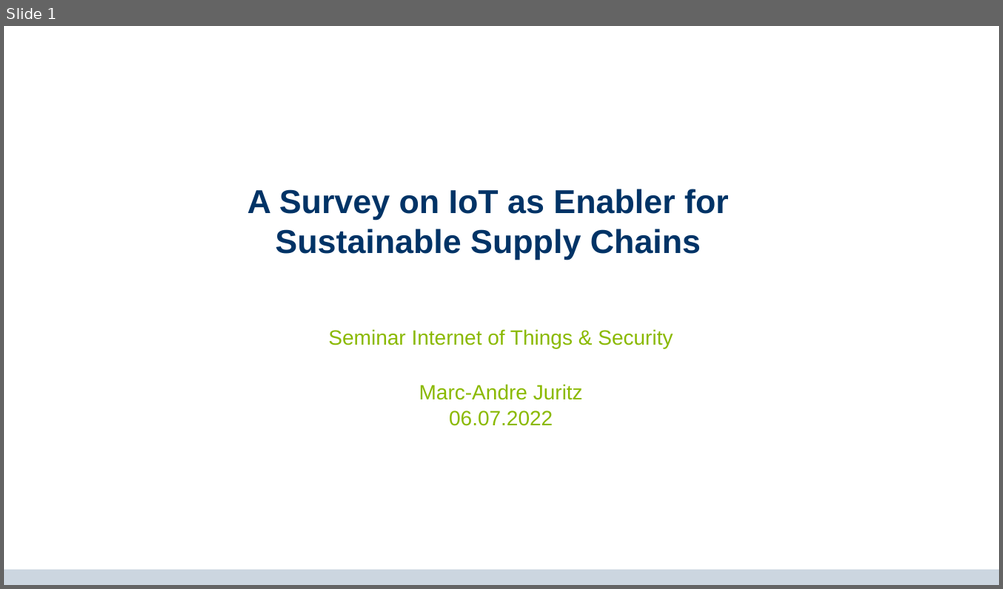
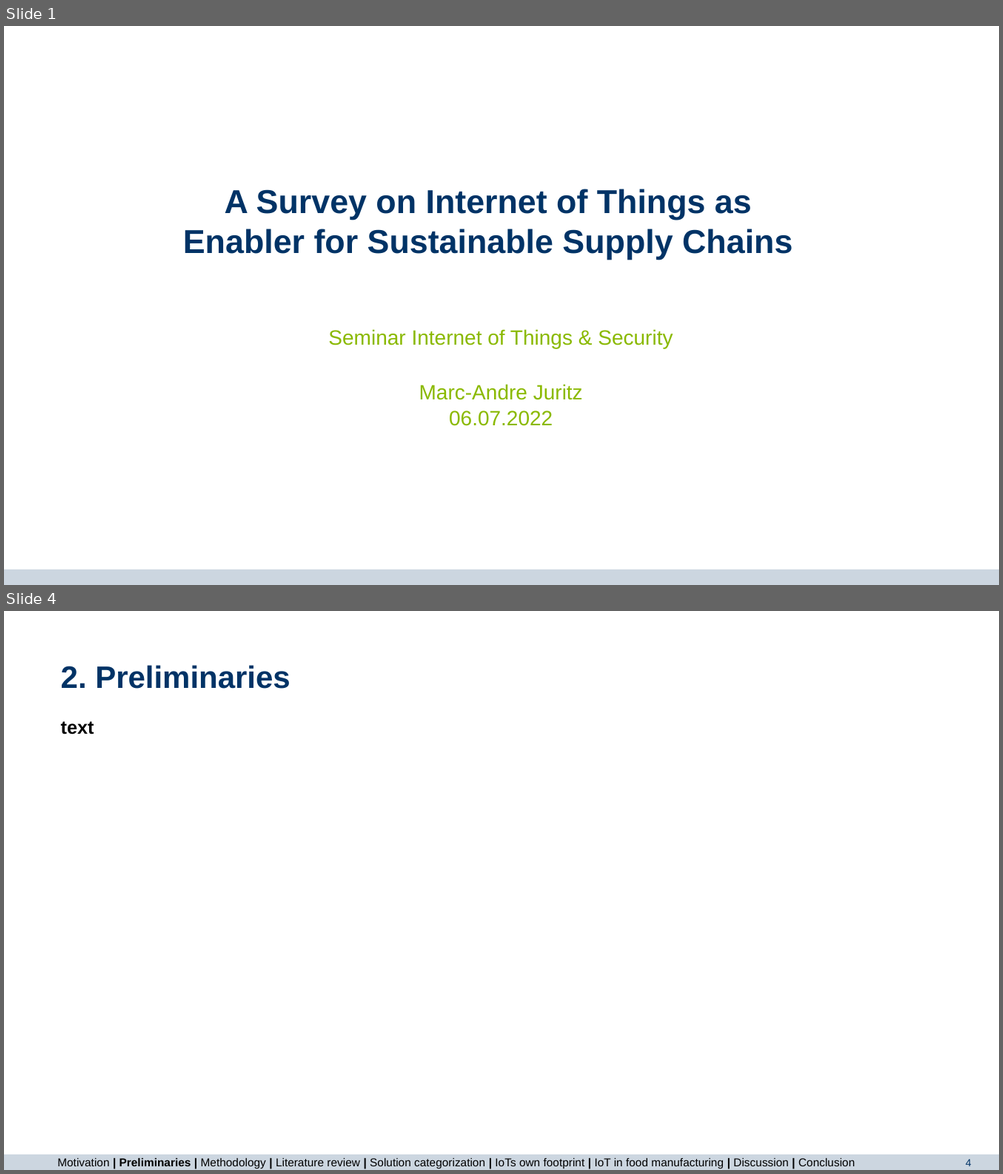
Before and after one commit to majuritz/internet-of-things-seminar, a slide deck: IoT final presentation.pptx. Shown one above the other, each under a label of ours: slide 1 before the commit, slides 1 and 4 after it; the slides between them are not shown. The pictures are 1003x589 and 1003x1174 pixels, drawn with LibreOffice and Linux fonts; fonts in the diff are those of the drawing; background and template pictures are left out. Boxes give left, top, right and bottom in pixels: in the first picture for what was removed or moved away, otherwise in the second. Text is boxed around its words. In the diff, an @@ line names an element or a change of style, - is before the commit and + after.

```diff
--- a/IoT final presentation.pptx
+++ b/IoT final presentation.pptx
@@ slide 4 added at [4,611,999,1170], background #FFFFFF; not listed: 1 template element that a slide beside it also shows @@
@@ title added at [61,665,290,689], 30 pt, text #003366, bold @@
+2. Preliminaries
@@ text added at [61,721,94,735], 18 pt, text #000000, bold @@
+text
@@ text added at [57,1159,854,1169], 11 pt, text #000000 @@
+Motivation | Preliminaries | Methodology | Literature review | Solution categorization | IoTs own footprint | IoT in food manufacturing | Discussion | Conclusion
@@ page number added at [965,1159,971,1167], 10 pt, text #003366 @@
+4
@@ slide 1 changed as well @@
@@ title at [183,189,792,260]: text changed @@
-A Survey on IoT as Enabler for Sustainable Supply Chains
+A Survey on Internet of Things as Enabler for Sustainable Supply Chains
```
Also in this commit, not shown: 3 other slides changed, 5 other slides added, 1 slide removed, 7 other files.
